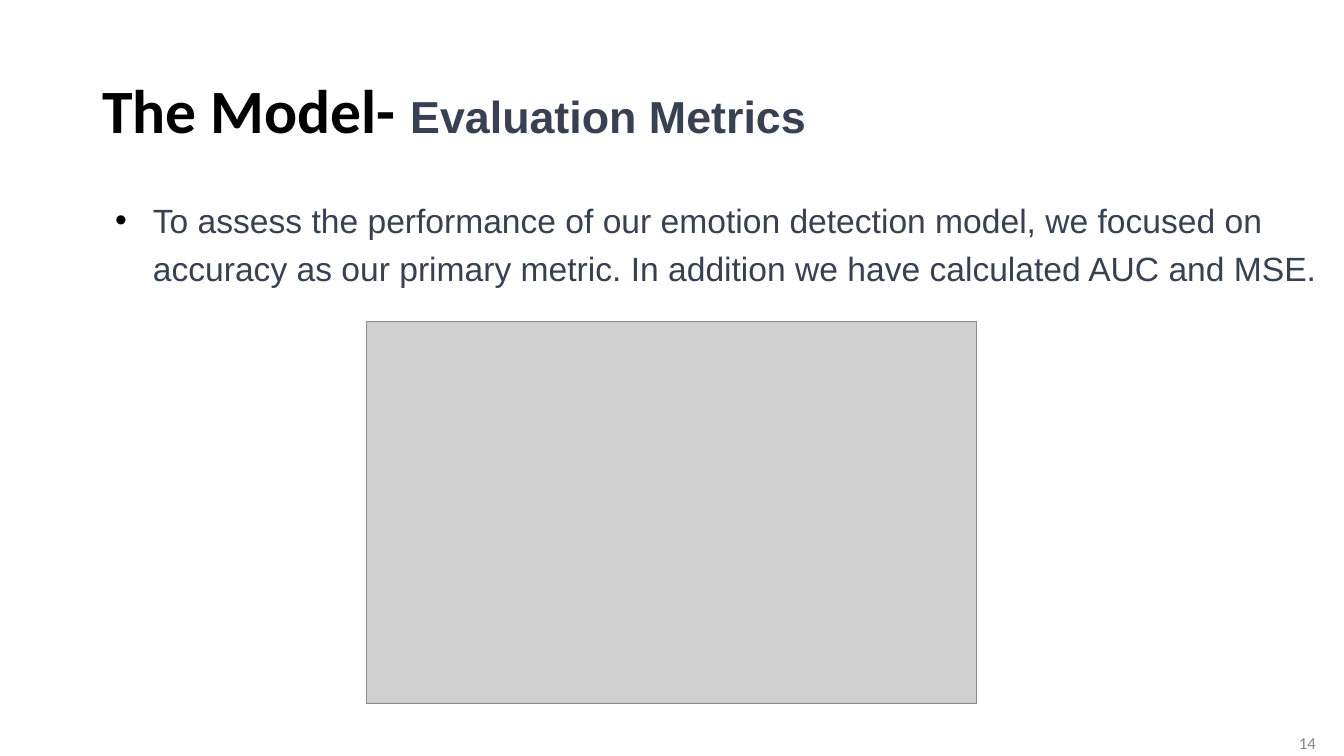
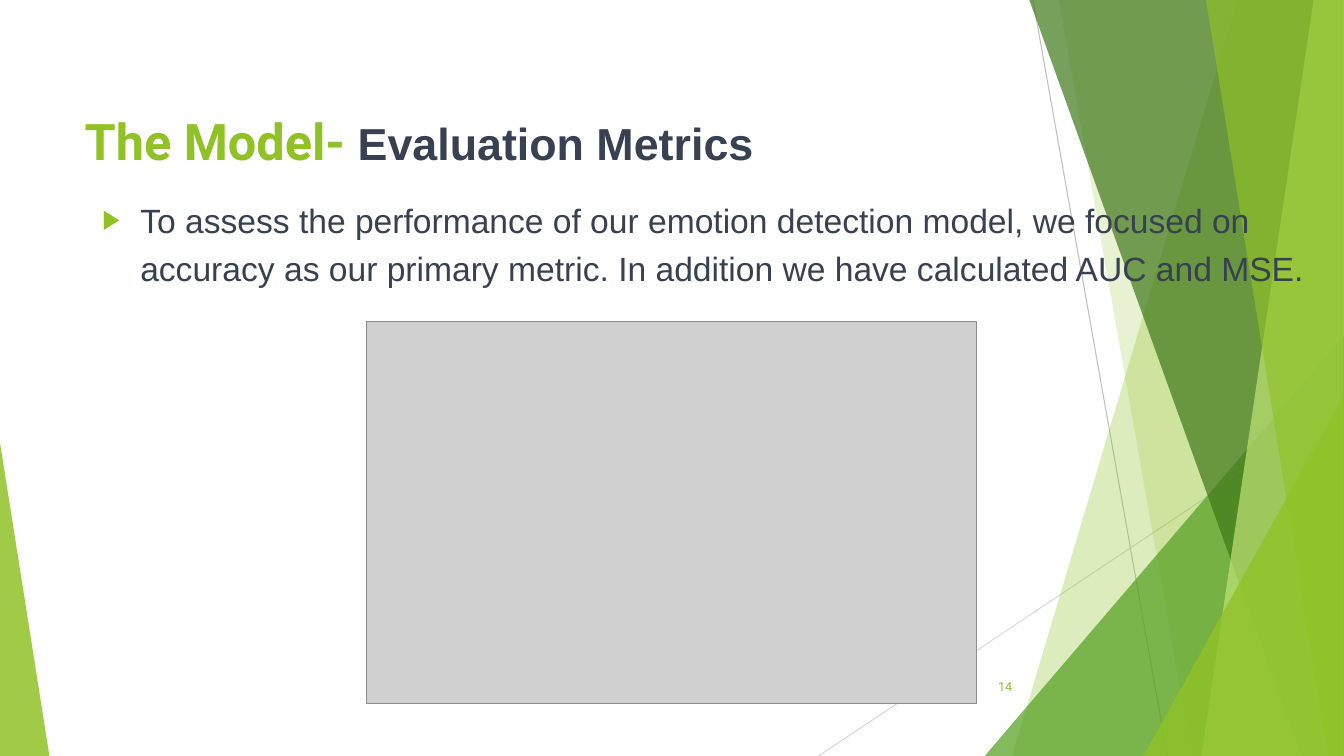
Before and after one commit to AndroZa0812/FacialEmotionRecognition, a slide deck: slide 14 of EmotionDetection.pptx. Drawn at 1344x756 pixels with LibreOffice and Linux fonts; fonts in the diff are those of the drawing; grey boxes stand for pictures. Boxes give left, top, right and bottom in pixels: in the first picture for what was removed or moved away, otherwise in the second. Text is boxed around its words. In the diff, an @@ line names an element or a change of style, - is before the commit and + after.

```diff
--- a/EmotionDetection.pptx
+++ b/EmotionDetection.pptx
@@ title "The Model- Evaluation Metrics": place and size @@
-title "The Model- Evaluation Metrics" at (102, 89, 806, 134)
+title "The Model- Evaluation Metrics" at (85, 122, 753, 161)
@@ title "The Model- Evaluation Metrics" at (85, 122, 753, 161): size 44 to 36 pt, font Calibri to Roboto, text colour #000000 to #90C226 in "The Model-"; line spacing 0.9 to 1 @@
@@ text "To assess the performance of ..." at (140, 206, 1303, 288): bullet • to ▶; bullet colour #000000 to #90C226 @@
@@ group added at (0, 0, 1344, 756): 5 freeform shapes, 3 triangles, 2 lines @@
@@ page number: place and size @@
-page number at (1299, 738, 1316, 749)
+page number at (998, 682, 1012, 691)
@@ page number at (998, 682, 1012, 691): size 12 to 9 pt, font Calibri to Roboto, text colour #888888 to #90C226 @@
```
Also in this commit, not shown: 16 other slides changed, 1 slide added.
